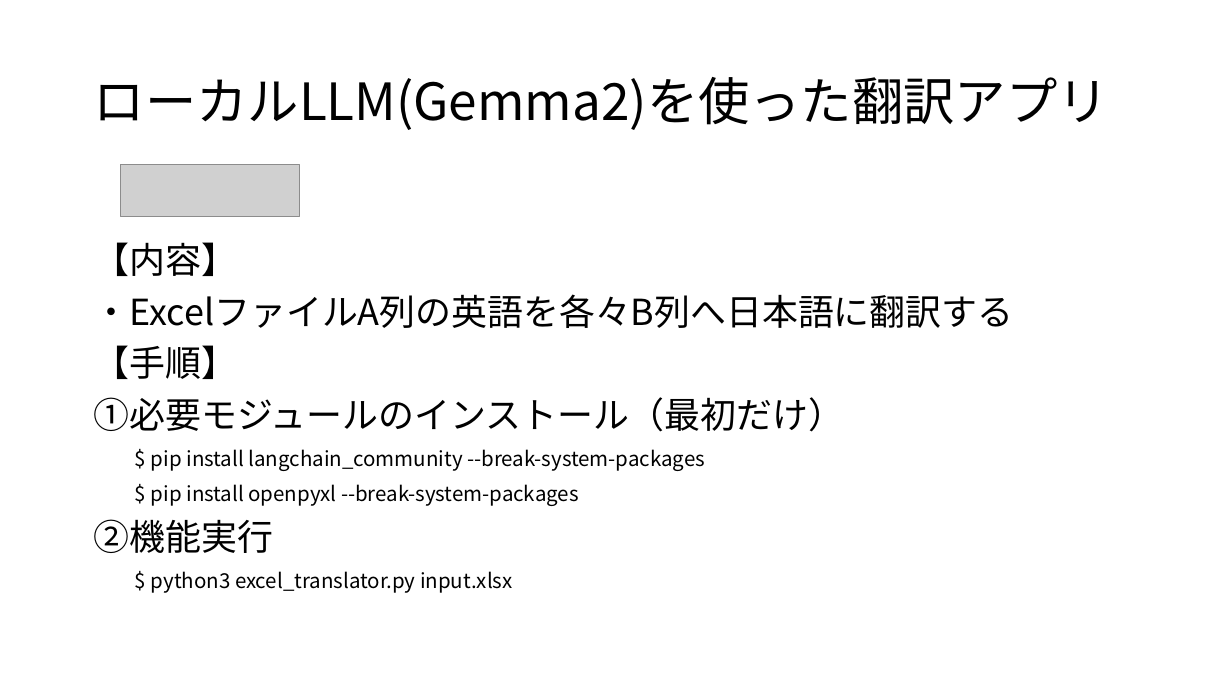
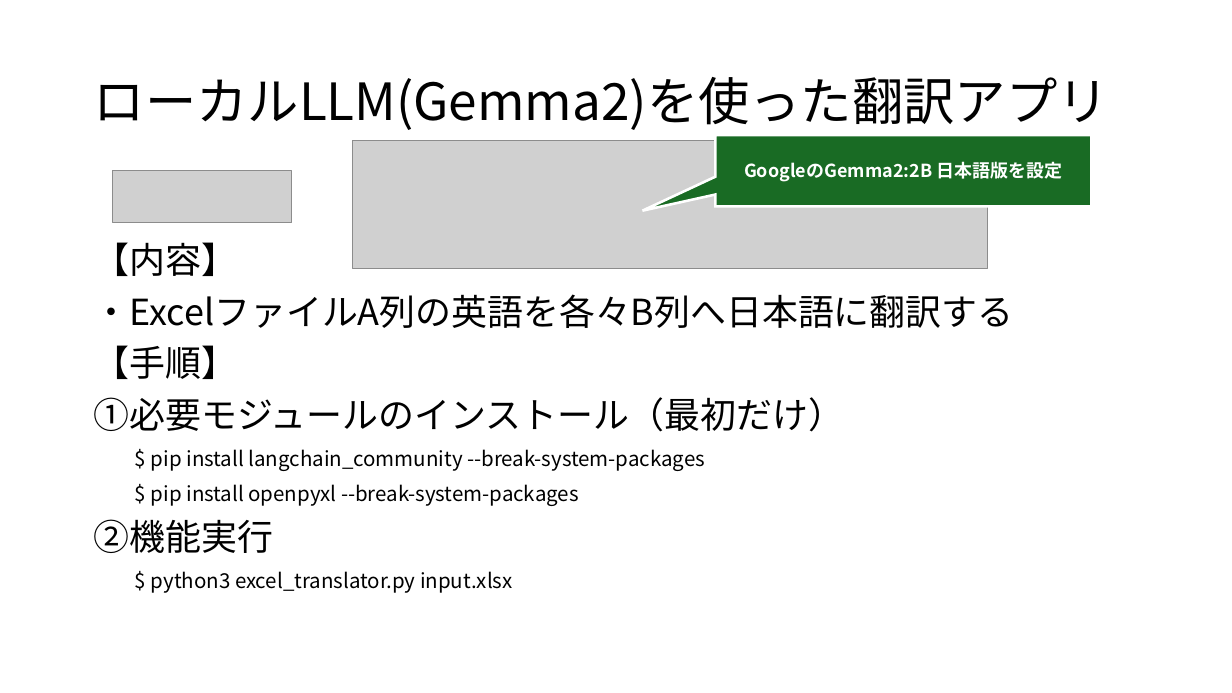
Before and after one commit to koga-miko/misc, a slide deck: slide 6 of raspberry-pi-report/ラズパイ5でローカルLLMを動かす.pptx. Drawn at 1232x693 pixels with LibreOffice and Linux fonts; fonts in the diff are those of the drawing; grey boxes stand for pictures. Boxes give left, top, right and bottom in pixels: in the first picture for what was removed or moved away, otherwise in the second. Text is boxed around its words. In the diff, an @@ line names an element or a change of style, - is before the commit and + after.

```diff
--- a/raspberry-pi-report/ラズパイ5でローカルLLMを動かす.pptx
+++ b/raspberry-pi-report/ラズパイ5でローカルLLMを動かす.pptx
@@ picture added at [352,140,988,269] @@
@@ speech box added at [715,135,1092,206], fill #196B24, outline #FFFFFF 2 pt, 14 pt, text #FFFFFF, bold @@
+GoogleのGemma2:2B 日本語版を設定
@@ picture: place and size @@
-picture at [120,165,299,216]
+picture at [113,171,292,223]
```
Also in this commit, not shown: 5 other slides changed.
